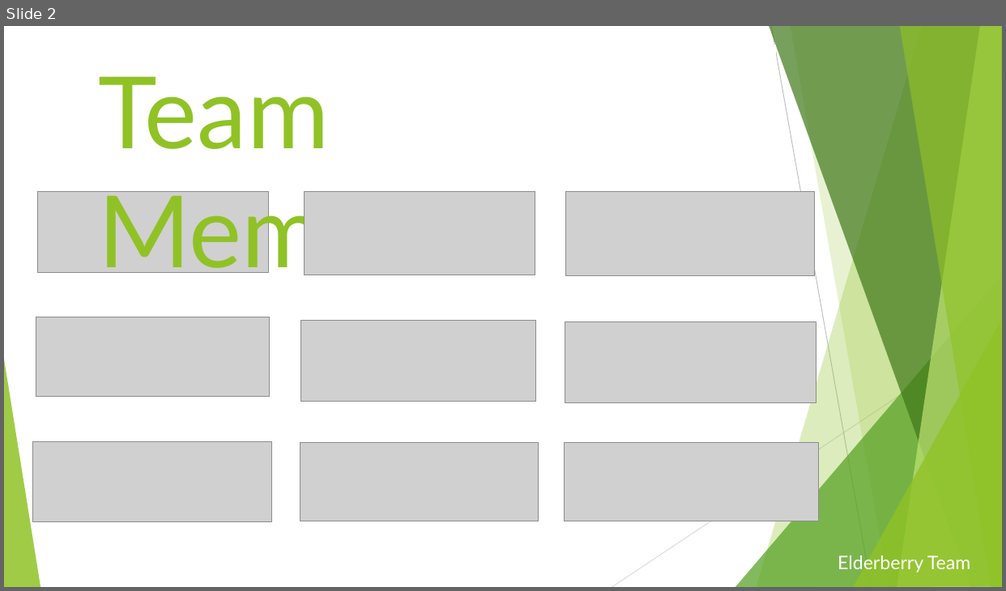
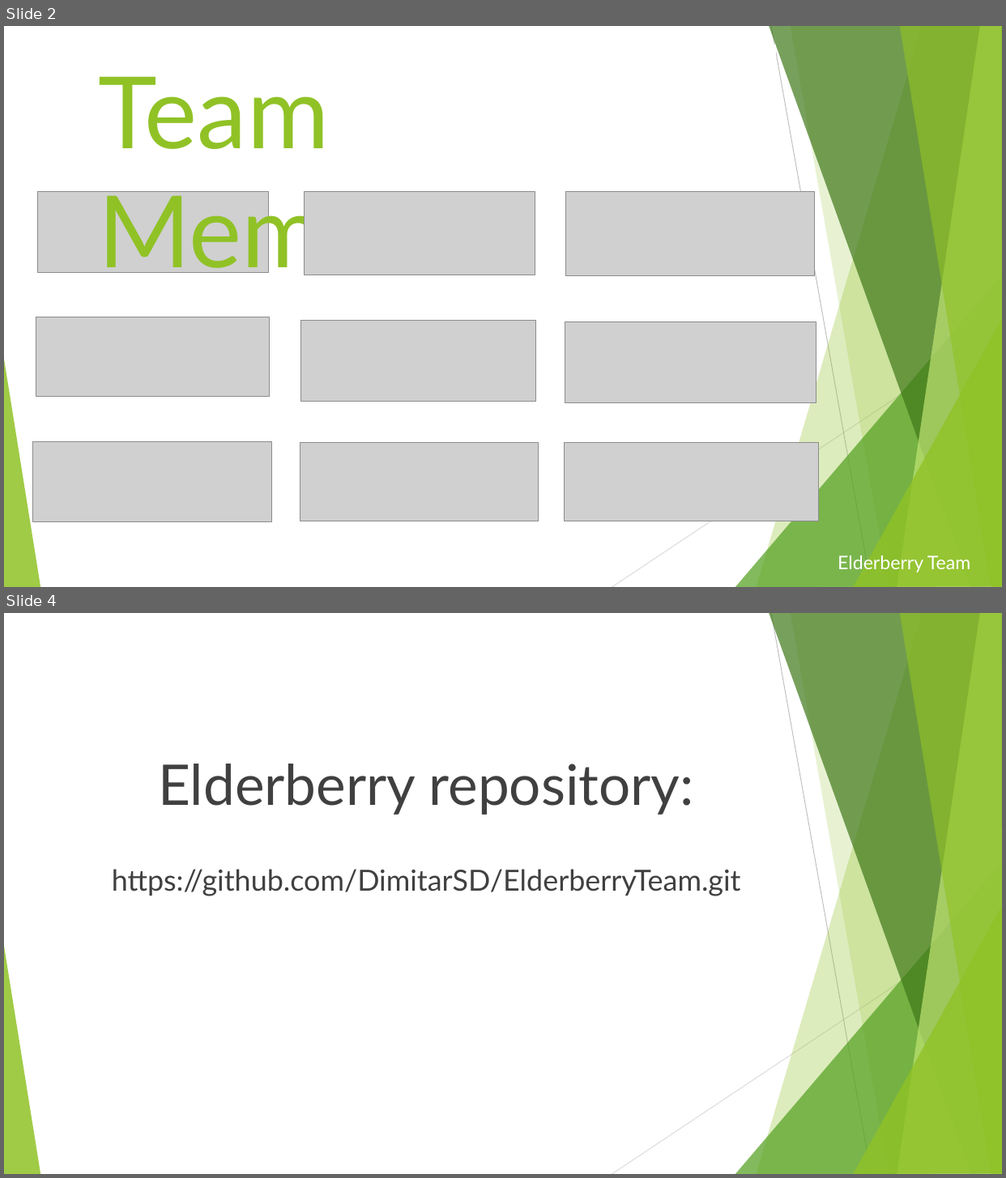
Before and after one commit to DimitarSD/ElderberryTeam, a slide deck: Elderberry Team - Presentation.pptx. Shown one above the other, each under a label of ours: slide 2 before the commit, slides 2 and 4 after it; the slides between them are not shown. The pictures are 1006x591 and 1006x1178 pixels, drawn with LibreOffice and Linux fonts; fonts in the diff are those of the drawing; grey boxes stand for pictures. Boxes give left, top, right and bottom in pixels: in the first picture for what was removed or moved away, otherwise in the second. Text is boxed around its words. In the diff, an @@ line names an element or a change of style, - is before the commit and + after.

```diff
--- a/Elderberry Team - Presentation.pptx
+++ b/Elderberry Team - Presentation.pptx
@@ slide 4 added at box(4, 613, 1002, 1174), background #FFFFFF; not listed: 10 template elements that a slide beside it also shows @@
@@ text added at box(112, 764, 741, 897), 28 pt, text #404040 @@
+Elderberry repository:
+https://github.com/DimitarSD/ElderberryTeam.git
```
Also in this commit, not shown: 1 slide changed.
